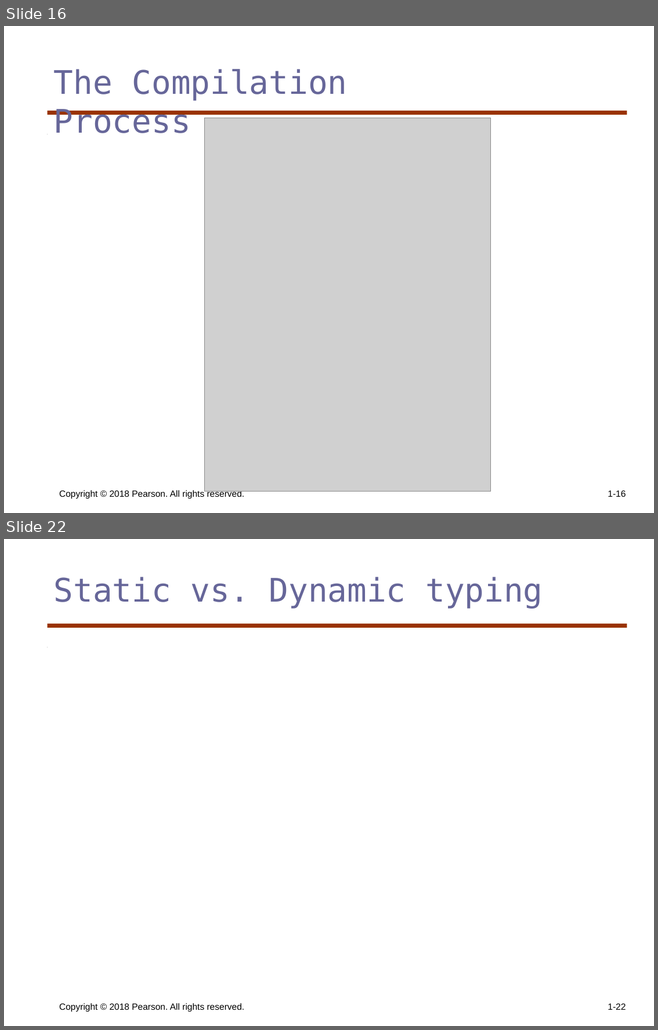
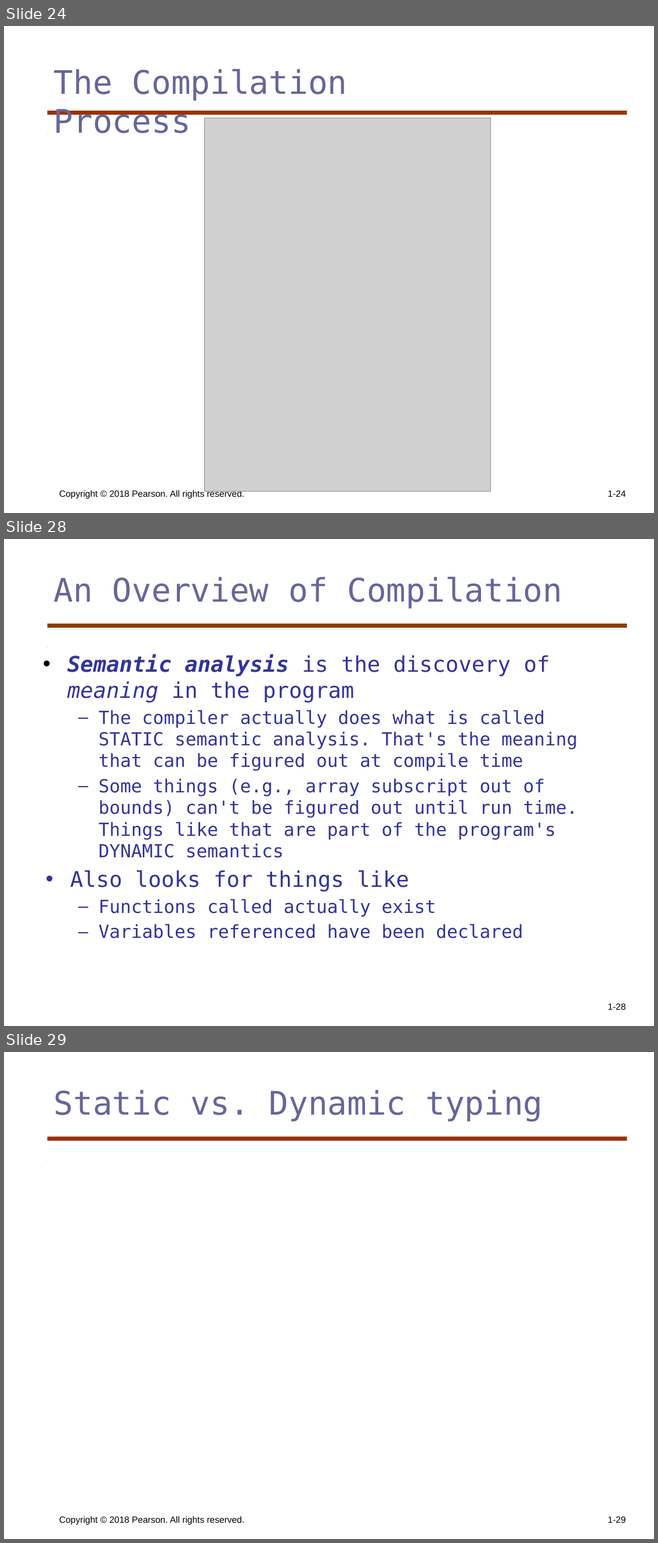
Before and after one commit to KurmasGVSU/KurmasGVSU.github.io, a slide deck: Teaching/Courses/W23/CIS343/LectureNotes/cis343_ch1pt2.pptx. Shown one above the other, each under a label of ours: slides 16 and 22 before the commit, slides 24, 28 and 29 after it; the slides between them are not shown. The pictures are 658x1030 and 658x1543 pixels, drawn with LibreOffice and Linux fonts; fonts in the diff are those of the drawing; grey boxes stand for pictures. Boxes give left, top, right and bottom in pixels: in the first picture for what was removed or moved away, otherwise in the second. Text is boxed around its words. In the diff, an @@ line names an element or a change of style, - is before the commit and + after.

```diff
--- a/Teaching/Courses/W23/CIS343/LectureNotes/cis343_ch1pt2.pptx
+++ b/Teaching/Courses/W23/CIS343/LectureNotes/cis343_ch1pt2.pptx
@@ slide 28 added at (x1=4, y1=539, x2=654, y2=1026), background #FFFFFF; not listed: 2 template elements that a slide beside it also shows @@
@@ title added at (x1=54, y1=577, x2=563, y2=608), 36 pt, text #666699 @@
+An Overview of Compilation
@@ text added at (x1=67, y1=654, x2=578, y2=939), 20 pt, text #333399 @@
+• Semantic analysis is the discovery of meaning in the program
+  – The compiler actually does what is called STATIC semantic analysis. That's the meaning that can be figured out at compile time
+  – Some things (e.g., array subscript out of bounds) can't be figured out until run time. Things like that are part of the program's DYNAMIC semantics
+• Also looks for things like
+  – Functions called actually exist
+  – Variables referenced have been declared
@@ page number added at (x1=607, y1=1004, x2=625, y2=1010), 10 pt, text #000000 @@
+1-28
@@ what was slide 16 is now slide 24 @@
@@ page number at (x1=607, y1=491, x2=625, y2=497): text changed @@
-1-16
+1-24
@@ what was slide 22 is now slide 29 @@
@@ page number at (x1=607, y1=1517, x2=625, y2=1523): text changed @@
-1-22
+1-29
```
Also in this commit, not shown: 2 slides changed, 6 other slides added, 12 other files.
